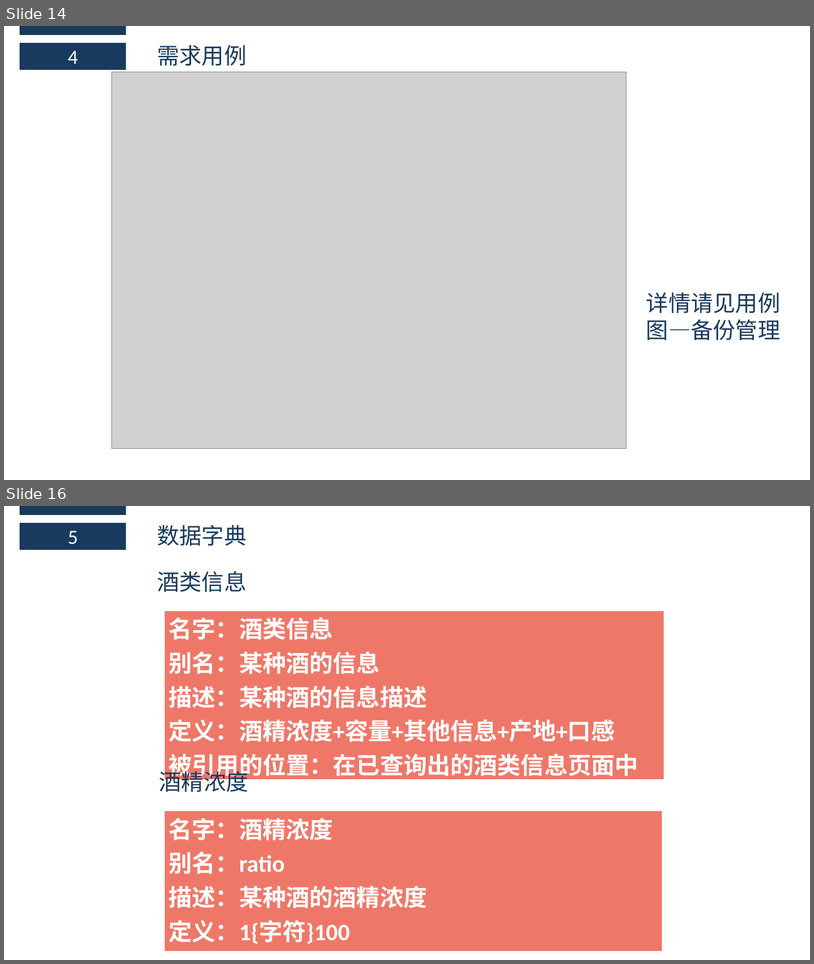
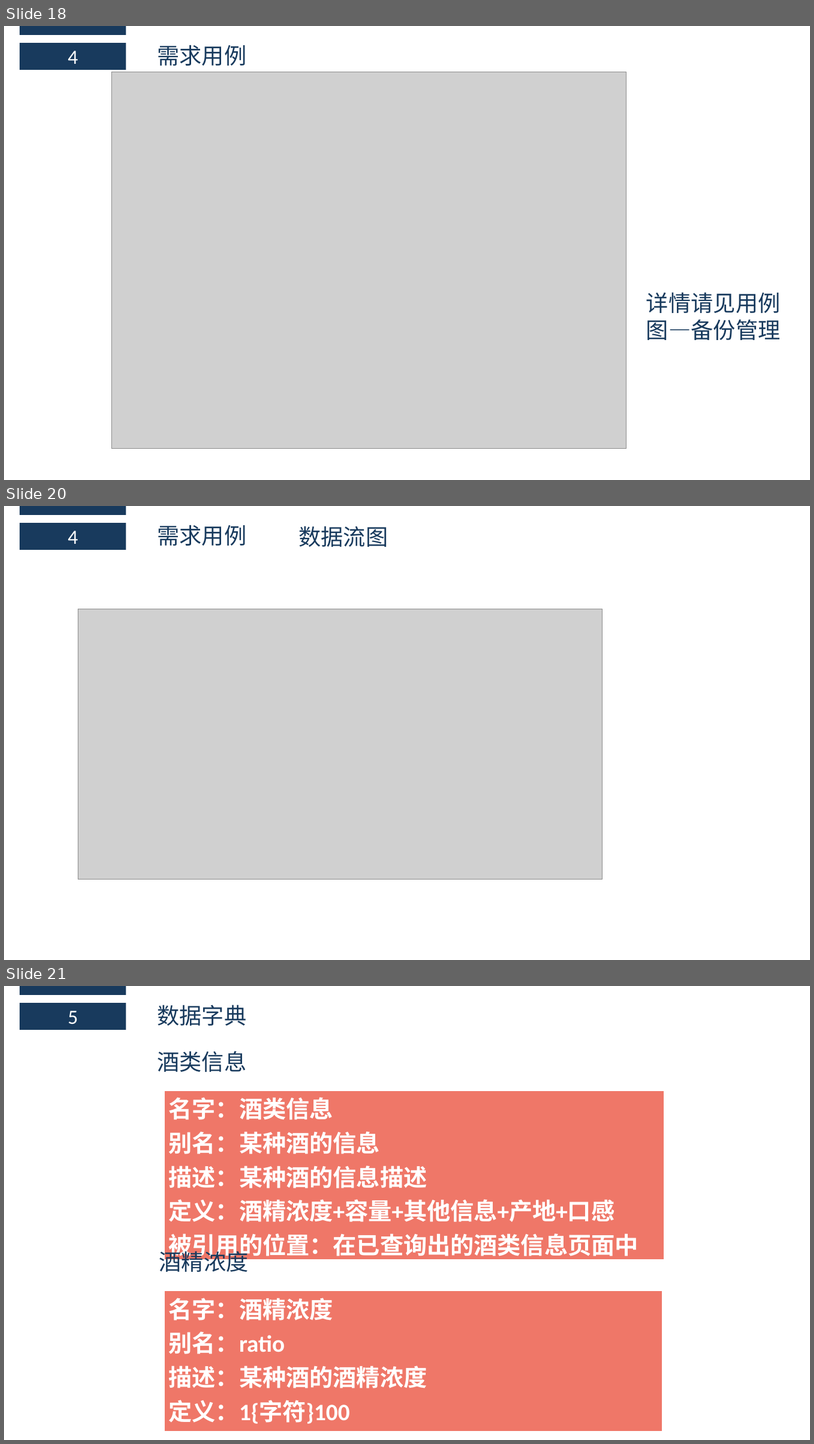
Before and after one commit to boboHh/Wine-APP, a slide deck: SE2018春-G17-需求分析PPT.pptx. Shown one above the other, each under a label of ours: slides 14 and 16 before the commit, slides 18, 20 and 21 after it; the slides between them are not shown. The pictures are 814x964 and 814x1444 pixels, drawn with LibreOffice and Linux fonts; fonts in the diff are those of the drawing; grey boxes stand for pictures. Boxes give left, top, right and bottom in pixels: in the first picture for what was removed or moved away, otherwise in the second. Text is boxed around its words. In the diff, an @@ line names an element or a change of style, - is before the commit and + after.

Commit message:
修改需求评审SRS

```diff
--- a/SE2018春-G17-需求分析PPT.pptx
+++ b/SE2018春-G17-需求分析PPT.pptx
@@ slide 20 added at bbox=[4, 506, 810, 960], background #FFFFFF @@
@@ rectangle added at bbox=[20, 506, 126, 515], fill #183A5D @@
@@ rectangle added at bbox=[20, 523, 126, 550], fill #183A5D, 24 pt, text #FFFFFF @@
+4
@@ text added at bbox=[157, 525, 246, 546], 26.6 pt, text #183A5D @@
+需求用例
@@ text added at bbox=[299, 526, 388, 547], 26.6 pt, text #183A5D @@
+数据流图
@@ picture added at bbox=[78, 609, 603, 879] @@
@@ what was slide 14 is now slide 18 @@
@@ what was slide 16 is now slide 21 @@
```
Also in this commit, not shown: 2 slides changed, 4 other slides added, 3 other files.
